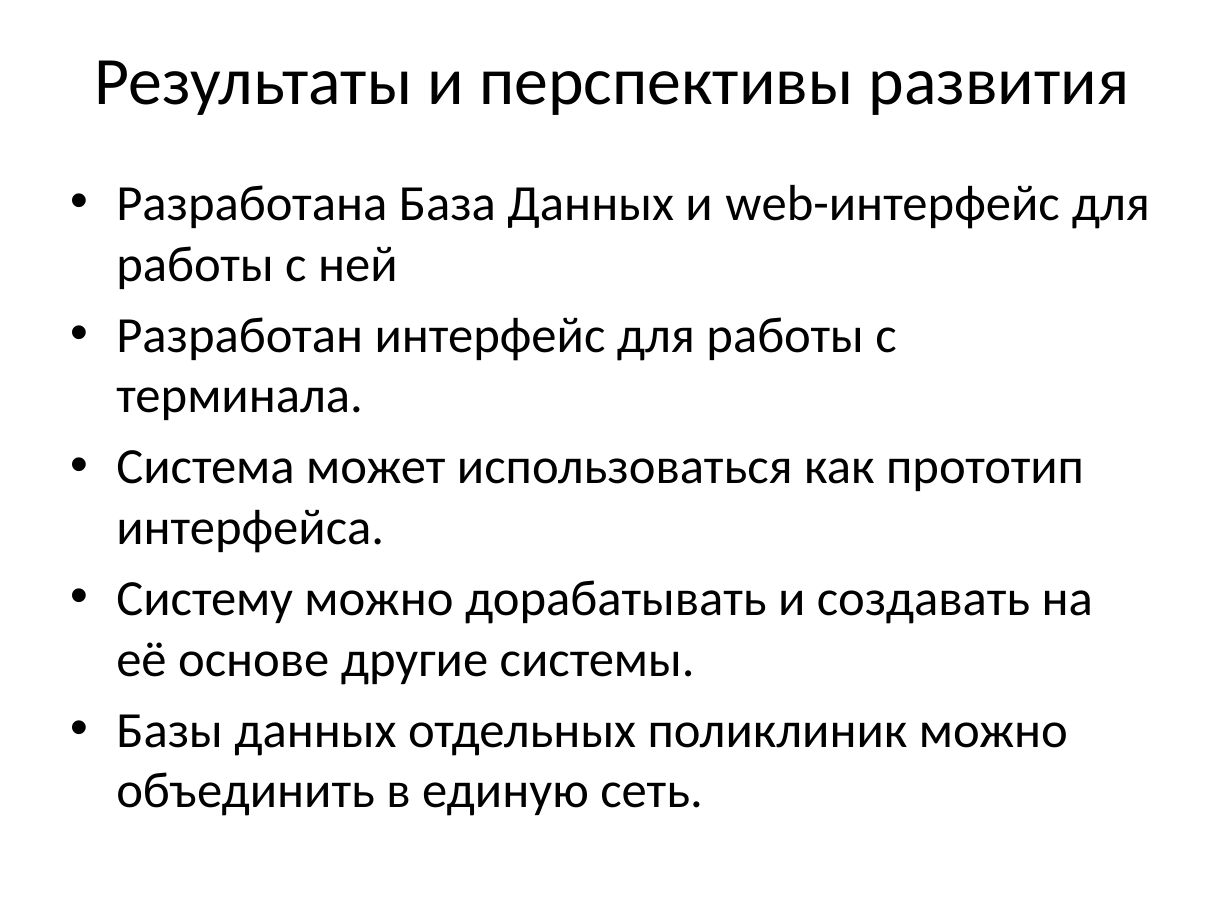
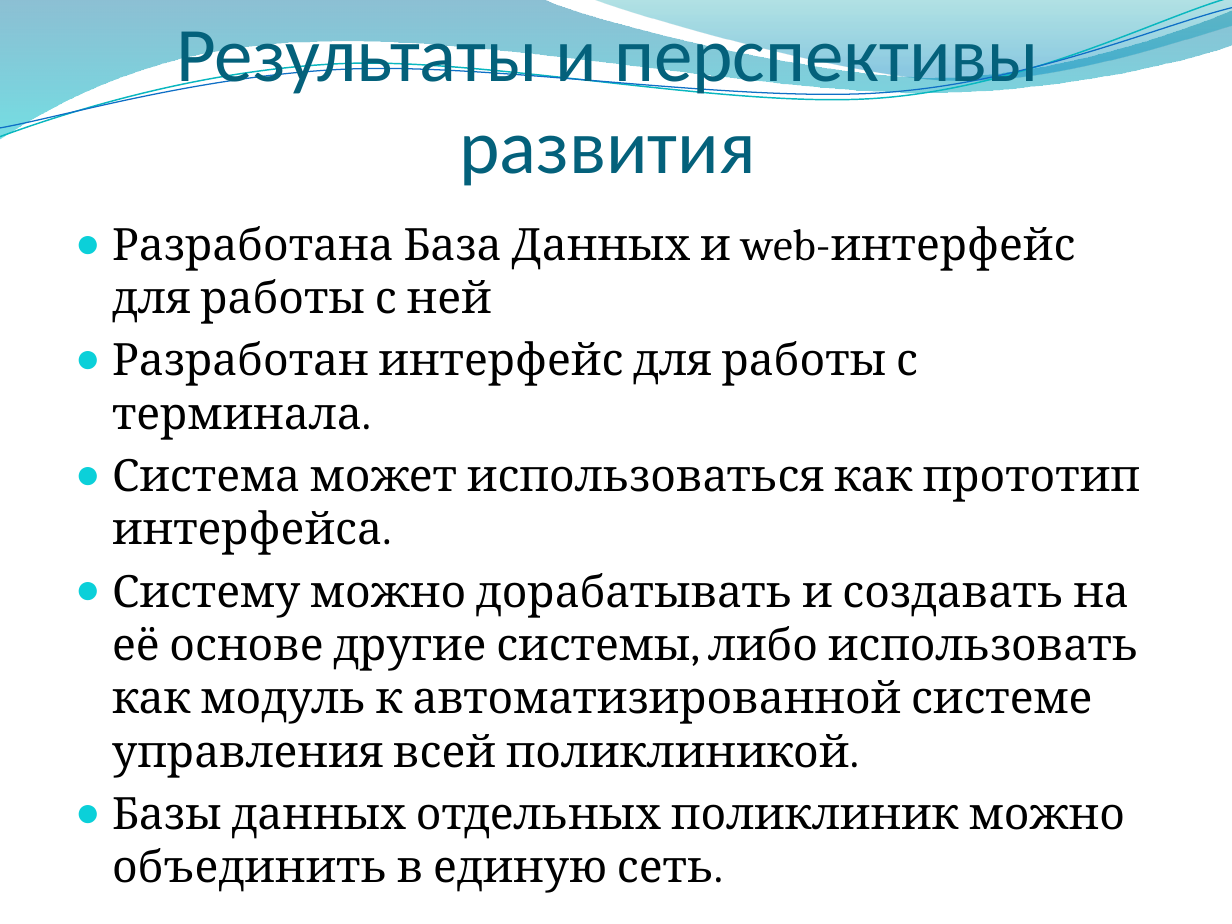
Before and after one commit to stden/diplomx, a slide deck: slide 13 of Шустров Александр Борисович/Презентация - Шустров Александр Борисович.pptx (slide 11 before the commit). Drawn at 1232x924 pixels with LibreOffice and Linux fonts; fonts in the diff are those of the drawing; background and template pictures are left out. Boxes give left, top, right and bottom in pixels: in the first picture for what was removed or moved away, otherwise in the second. Text is boxed around its words. In the diff, an @@ line names an element or a change of style, - is before the commit and + after.

```diff
--- a/Шустров Александр Борисович/Презентация - Шустров Александр Борисович.pptx
+++ b/Шустров Александр Борисович/Презентация - Шустров Александр Борисович.pptx
@@ freeform shape added at bbox=[0, 0, 1232, 139], fill gradient #0074A1 to #00C6CF @@
@@ freeform shape added at bbox=[0, 0, 1232, 144], outline #0AB8BF 0.85 pt @@
@@ freeform shape added at bbox=[0, 8, 1232, 137], outline #0F6FC6 0.75 pt @@
@@ title "Результаты и перспективы развития": place and size @@
-title "Результаты и перспективы развития" at bbox=[94, 60, 1130, 115]
+title "Результаты и перспективы развития" at bbox=[176, 17, 1039, 186]
@@ title "Результаты и перспективы развития" at bbox=[176, 17, 1039, 186]: size 39.6 to 45 pt, text colour #000000 to #04617B; vertical alignment middle to bottom @@
@@ freeform shape added at bbox=[590, 0, 1232, 85], fill gradient #00A1A9 to #008BBF @@
@@ text "Разработана База Данных и web-интерфейс ...": place and size @@
-text "Разработана База Данных и web-интерфейс ..." at bbox=[116, 185, 1150, 756]
+text "Разработана База Данных и web-интерфейс ..." at bbox=[112, 226, 1140, 893]
@@ text at bbox=[112, 226, 1140, 893]: size 29.6 to 26 pt, font Calibri to Cambria in "Разработана База Данных и web-интерфейс для работы ...", "Разработан интерфейс для работы с терминала.", "Система может использоваться как прототип интерфейса.", "Базы данных отдельных поликлиник можно объединить в ..."; bullet • to ● @@
@@ text at bbox=[112, 573, 1139, 778]: text changed; size 29.6 to 26 pt; font Calibri to Cambria @@
-• Систему можно дорабатывать и создавать на её основе другие системы.
+● Систему можно дорабатывать и создавать на её основе другие системы, либо использовать как модуль к автоматизированной системе управления всей поликлиникой.
```
Also in this commit, not shown: 10 other slides changed, 2 slides added, 5 other files.
